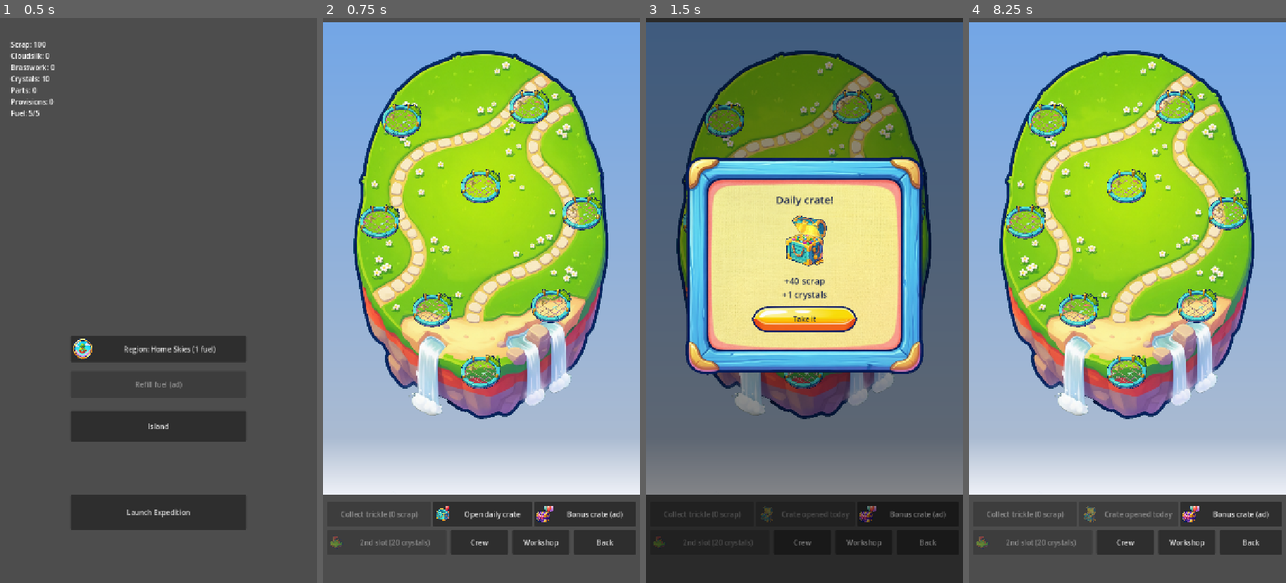
Above: before the commit, frames 1-4 (left to right).
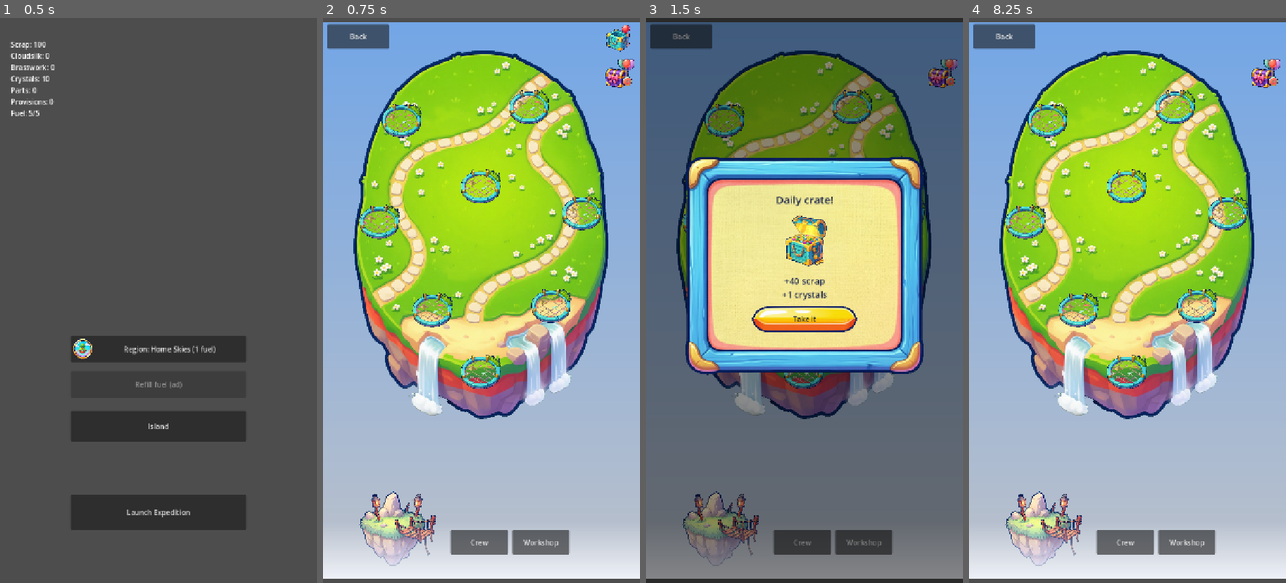
Above: after the commit, the same moments.

Repository: Graydyn/windfall-isle
Game: Godot game, scene res://game/main.tscn
Two runs of this game, one before a commit and one after it. Both use one fixed random seed, a clock stepped at 60 frames per second and the inputs below.
Inputs (mouse positions are in pixels of both pictures, inside the frame that each line leads up to; where the layout moved, square brackets give the same spot in the first picture):
- Up to frame 1 (0.5 s): no input
- Up to frame 2 (0.75 s): click "Island" at 0.5 s
- Up to frame 3 (1.5 s): click (943, 40) [804, 515] at 1.25 s
- Up to frame 4 (8.25 s): click (1266, 74) [1232, 515] at 2 s; click "Back" at 2.75 s; click (1045, 537) at 3.52 s; click (1048, 131) at 4.27 s; click (1175, 114) at 5.02 s; click (1026, 232) at 5.77 s; click (1127, 193) at 6.52 s; click (1228, 221) at 7.27 s; click (1079, 317) at 8.02 s

Frame 1 is identical in both runs. In frame 2, 23% of the frame differs, in the area x 0-100%, y 1-100%; in frame 3, 19%; in frame 4, 22%.

Commit message:
feat: crates float top right, the 2nd slot sells inside the build modal, the map reaches the bottom
Co-Authored-By: Claude Fable 5 <noreply@anthropic.com>

Diff:
--- a/game/base/island_screen.gd
+++ b/game/base/island_screen.gd
@@ -28,10 +28,15 @@
 	$WorkshopButton.pressed.connect(_on_workshop_pressed)
 	$BackButton.pressed.connect(_on_back_pressed)
 	$RefreshTimer.timeout.connect(_refresh_tick)
-	$GardensButton.pressed.connect(_on_gardens_pressed)
-	$CrateButton.pressed.connect(_on_crate_pressed)
-	$SlotButton.pressed.connect(_on_slot_pressed)
-	$BonusCrateButton.pressed.connect(_on_bonus_crate_pressed)
+	$DailyCrateIcon.pressed.connect(_on_crate_pressed)
+	$BonusCrateIcon.pressed.connect(_on_bonus_crate_pressed)
+	$BuildModal/VBox/ModalSlotButton.pressed.connect(_on_modal_slot_pressed)
+	if ResourceLoader.exists("res://game/art/icons/daily_crate.png"):
+		$DailyCrateIcon.texture_normal = load("res://game/art/icons/daily_crate.png")
+	if ResourceLoader.exists("res://game/art/icons/bonus_crate.png"):
+		$BonusCrateIcon.texture_normal = load("res://game/art/icons/bonus_crate.png")
+	if ResourceLoader.exists("res://game/art/icons/ad_badge.png"):
+		$BonusCrateIcon/AdBadge.texture = load("res://game/art/icons/ad_badge.png")
 	$LetterPanel/VBox/LetterClose.pressed.connect(_on_letter_close_pressed)
 	$BuildModal/VBox/NavRow/PrevButton.pressed.connect(_on_modal_prev_pressed)
 	$BuildModal/VBox/NavRow/NextButton.pressed.connect(_on_modal_next_pressed)
@@ -50,7 +55,7 @@
 	_style_sheet_button($PlotSheet/VBox/SheetClose)
 	_style_sheet_button($LetterPanel/VBox/LetterClose)
 	_style_sheet_button($CrewSheet/VBox/CrewClose)
-	for path in ["NavRow/PrevButton", "NavRow/NextButton", "ActionRow/ConfirmButton", "ActionRow/CancelButton"]:
+	for path in ["NavRow/PrevButton", "NavRow/NextButton", "ActionRow/ConfirmButton", "ActionRow/CancelButton", "ModalSlotButton"]:
 		var modal_button: Button = $BuildModal/VBox.get_node(NodePath(path))
 		_style_sheet_button(modal_button, 210.0)
 		modal_button.size_flags_horizontal = Control.SIZE_EXPAND | Control.SIZE_SHRINK_CENTER
@@ -665,26 +670,12 @@
 
 
 func _refresh_static_controls(now: int) -> void:
-	var pending := TrickleModel.pending(GameState.data, DataDefs.buildings, now, DataDefs.crew)
-	$GardensButton.text = "Collect trickle (%d scrap)" % pending
-	$GardensButton.disabled = pending <= 0
-	$CrateButton.disabled = not DailyCrate.can_claim(GameState.data, now)
-	$CrateButton.text = "Open daily crate" if not $CrateButton.disabled else "Crate opened today"
-	$CrateButton.icon = load("res://game/art/icons/daily_crate_open.png" if $CrateButton.disabled else "res://game/art/icons/daily_crate.png")
-	$CrateButton.add_theme_constant_override("icon_max_width", 40)
-	var slots_cfg: Dictionary = DataDefs.buildings.get("build_slots", {})
-	var slot_cost := int(slots_cfg.get("second_slot_crystal_cost", 20))
-	$SlotButton.visible = int(GameState.data["island"].get("build_slots", 1)) < int(slots_cfg.get("max", 2))
-	# Shorter label since the Crew button joined the row; the long form
-	# overflowed the 270px button.
-	$SlotButton.text = "2nd slot (%d crystals)" % slot_cost
-	$SlotButton.disabled = not Economy.can_afford({"crystals": slot_cost})
-	$BonusCrateButton.visible = Ads.service.is_available(AdService.Placement.BONUS_CRATE)
-	$BonusCrateButton.disabled = not AdLimits.can_use(GameState.data, "bonus_crate", _bonus_crate_limit(), now)
-	$BonusCrateButton.icon = load("res://game/art/icons/bonus_crate.png")
-	$BonusCrateButton.add_theme_constant_override("icon_max_width", 40)
-	$SlotButton.icon = load("res://game/art/icons/build_slot.png")
-	$SlotButton.add_theme_constant_override("icon_max_width", 32)
+	# The HUD row dissolved into the map (owner request, 2026-10-17): crates
+	# float top right only while claimable; the trickle, the 2nd slot, the
+	# workshop and the crew live on the pads, in the modal and in the sheets.
+	$DailyCrateIcon.visible = DailyCrate.can_claim(GameState.data, now)
+	$BonusCrateIcon.visible = Ads.service.is_available(AdService.Placement.BONUS_CRATE) \
+		and AdLimits.can_use(GameState.data, "bonus_crate", _bonus_crate_limit(), now)
 
 
 func _open_build_modal(plot: String) -> void:
@@ -713,6 +704,7 @@
 
 
 func _render_modal() -> void:
+	_refresh_modal_slot_offer()
 	var building_id := _modal_building()
 	var def: Dictionary = (DataDefs.buildings.get("defs", {}) as Dictionary).get(building_id, {})
 	var display := String(def.get("name", building_id))
@@ -977,10 +969,27 @@
 	_show_reward("Daily crate!", payout)
 
 
-func _on_slot_pressed() -> void:
+func _refresh_modal_slot_offer() -> void:
+	# The 2nd build slot moved from the HUD into the moment it matters: the
+	# player is trying to build and every builder is busy (owner request,
+	# 2026-10-17).
+	var slots_cfg: Dictionary = DataDefs.buildings.get("build_slots", {})
+	var slots := int(GameState.data["island"].get("build_slots", 1))
+	var offer: Button = $BuildModal/VBox/ModalSlotButton
+	offer.visible = slots < int(slots_cfg.get("max", 2)) \
+		and IslandModel.active_constructions(TimerService, TimeUtil.now()) >= slots
+	if not offer.visible:
+		return
+	var cost := int(slots_cfg.get("second_slot_crystal_cost", 20))
+	offer.text = "Hire a second builder (%d crystals)" % cost
+	offer.disabled = not Economy.can_afford({"crystals": cost})
+
+
+func _on_modal_slot_pressed() -> void:
 	if IslandModel.unlock_second_slot(GameState.data["island"], DataDefs.buildings, Economy):
 		GameState.save_game()
-	_rebuild()
+	$BuildModal/VBox/ModalStatus.text = ""
+	_render_modal()
 
 
 func _on_skip_pressed(timer_id: String) -> void:
--- a/game/base/island_screen.tscn
+++ b/game/base/island_screen.tscn
@@ -46,7 +46,7 @@
 [node name="MapScroll" type="ScrollContainer" parent="."]
 offset_top = 10.0
 offset_right = 720.0
-offset_bottom = 1080.0
+offset_bottom = 1270.0
 horizontal_scroll_mode = 0
 
 [node name="Map" type="Control" parent="MapScroll"]
@@ -70,9 +70,9 @@
 mouse_filter = 2
 
 [node name="MapMist" type="TextureRect" parent="."]
-offset_top = 950.0
-offset_right = 720.0
-offset_bottom = 1080.0
+offset_top = 1140.0
+offset_right = 720.0
+offset_bottom = 1270.0
 mouse_filter = 2
 texture = SubResource("GradientTexture2D_mist")
 expand_mode = 1
@@ -81,33 +81,32 @@
 wait_time = 1.0
 autostart = true
 
-[node name="GardensButton" type="Button" parent="."]
-offset_left = 10.0
-offset_top = 1096.0
-offset_right = 245.0
-offset_bottom = 1152.0
-text = "Collect trickle"
-
-[node name="CrateButton" type="Button" parent="."]
-offset_left = 250.0
-offset_top = 1096.0
-offset_right = 475.0
-offset_bottom = 1152.0
-text = "Open daily crate"
-
-[node name="BonusCrateButton" type="Button" parent="."]
-offset_left = 480.0
-offset_top = 1096.0
-offset_right = 710.0
-offset_bottom = 1152.0
-text = "Bonus crate (ad)"
-
-[node name="SlotButton" type="Button" parent="."]
-offset_left = 10.0
-offset_top = 1160.0
-offset_right = 280.0
-offset_bottom = 1216.0
-text = "Unlock 2nd build slot"
+[node name="DailyCrateIcon" type="TextureButton" parent="."]
+visible = false
+offset_left = 640.0
+offset_top = 14.0
+offset_right = 708.0
+offset_bottom = 82.0
+ignore_texture_size = true
+stretch_mode = 5
+
+[node name="BonusCrateIcon" type="TextureButton" parent="."]
+visible = false
+offset_left = 640.0
+offset_top = 92.0
+offset_right = 708.0
+offset_bottom = 160.0
+ignore_texture_size = true
+stretch_mode = 5
+
+[node name="AdBadge" type="TextureRect" parent="BonusCrateIcon"]
+offset_left = 40.0
+offset_top = 40.0
+offset_right = 68.0
+offset_bottom = 68.0
+mouse_filter = 2
+expand_mode = 1
+stretch_mode = 5
 
 [node name="CrewButton" type="Button" parent="."]
 offset_left = 290.0
@@ -124,10 +123,10 @@
 text = "Workshop"
 
 [node name="BackButton" type="Button" parent="."]
-offset_left = 570.0
-offset_top = 1160.0
-offset_right = 710.0
-offset_bottom = 1216.0
+offset_left = 10.0
+offset_top = 14.0
+offset_right = 150.0
+offset_bottom = 70.0
 text = "Back"
 
 [node name="ModalBlock" type="ColorRect" parent="."]
@@ -228,6 +227,10 @@
 theme_override_colors/font_color = Color(0.62, 0.15, 0.1, 1)
 horizontal_alignment = 1
 
+[node name="ModalSlotButton" type="Button" parent="BuildModal/VBox"]
+visible = false
+text = "Hire a second builder"
+
 [node name="NavRow" type="HBoxContainer" parent="BuildModal/VBox"]
 theme_override_constants/separation = 12
 
--- a/tests/test_island_screen.gd
+++ b/tests/test_island_screen.gd
@@ -156,11 +156,57 @@
 	assert_true(screen.get_node("RewardModal").visible)
 	assert_string_contains(screen.get_node("RewardModal/VBox/RewardBody").text, "+40 scrap")
 
-func test_slot_button_unlocks_second_slot() -> void:
+func test_modal_offers_the_second_slot_when_builders_are_busy() -> void:
 	GameState.data["currencies"]["crystals"] = 30
-	screen._on_slot_pressed()
+	screen._open_build_modal("plot_0")
+	screen._on_modal_confirm_pressed()
+	screen._open_build_modal("plot_1")
+	var offer: Button = screen.get_node("BuildModal/VBox/ModalSlotButton")
+	assert_true(offer.visible, "every builder busy and a slot still for sale")
+	assert_string_contains(offer.text, "20 crystals")
+	screen._on_modal_slot_pressed()
 	assert_eq(int(GameState.data["island"]["build_slots"]), 2)
 	assert_eq(Economy.balance("crystals"), 10)
+	assert_false(offer.visible, "bought: the offer leaves the modal")
+	assert_true(screen.get_node("BuildModal").visible, "the player carries on building")
+
+func test_modal_slot_offer_disabled_when_crystals_are_short() -> void:
+	GameState.data["currencies"]["crystals"] = 0
+	screen._open_build_modal("plot_0")
+	screen._on_modal_confirm_pressed()
+	screen._open_build_modal("plot_1")
+	assert_true(screen.get_node("BuildModal/VBox/ModalSlotButton").visible)
+	assert_true(screen.get_node("BuildModal/VBox/ModalSlotButton").disabled)
+
+func test_modal_hides_the_slot_offer_while_a_builder_is_free() -> void:
+	screen._open_build_modal("plot_0")
+	assert_false(screen.get_node("BuildModal/VBox/ModalSlotButton").visible)
+
+func test_modal_never_offers_a_third_slot() -> void:
+	GameState.data["island"]["build_slots"] = 2
+	GameState.data["currencies"]["crystals"] = 30
+	screen._open_build_modal("plot_0")
+	screen._on_modal_confirm_pressed()
+	screen._open_build_modal("plot_1")
+	screen._on_modal_confirm_pressed()
+	screen._open_build_modal("plot_2")
+	assert_false(screen.get_node("BuildModal/VBox/ModalSlotButton").visible,
+		"both builders busy but there is no third slot to sell")
+
+func test_crate_icons_float_only_while_claimable() -> void:
+	GameState.data["daily_crate"]["last_claim_day"] = 0
+	screen._rebuild()
+	assert_true(screen.get_node("DailyCrateIcon").visible)
+	assert_true(screen.get_node("BonusCrateIcon").visible)
+	screen._on_crate_pressed()
+	assert_false(screen.get_node("DailyCrateIcon").visible, "claimed today: the icon leaves the sky")
+	screen._on_bonus_crate_pressed()
+	assert_false(screen.get_node("BonusCrateIcon").visible, "the ad crate obeys its daily limit")
+
+func test_the_hud_row_is_gone() -> void:
+	for gone in ["GardensButton", "CrateButton", "BonusCrateButton", "SlotButton"]:
+		assert_null(screen.get_node_or_null(String(gone)),
+			"%s dissolved into the map (owner request, 2026-10-17)" % String(gone))
 
 func test_skip_completes_a_construction_timer() -> void:
 	screen._open_build_modal("plot_0")
@@ -209,11 +255,6 @@
 	screen._refresh_tick()
 	assert_ne(screen._last_signature, running_signature,
 		"done is structural: the Complete! button must appear")
-
-func test_slot_button_disabled_when_crystals_are_short() -> void:
-	GameState.data["currencies"]["crystals"] = 0
-	screen._rebuild()
-	assert_true(screen.get_node("SlotButton").disabled)
 
 func test_rejected_build_explains_itself_inside_the_modal() -> void:
 	GameState.data["currencies"]["scrap"] = 0
